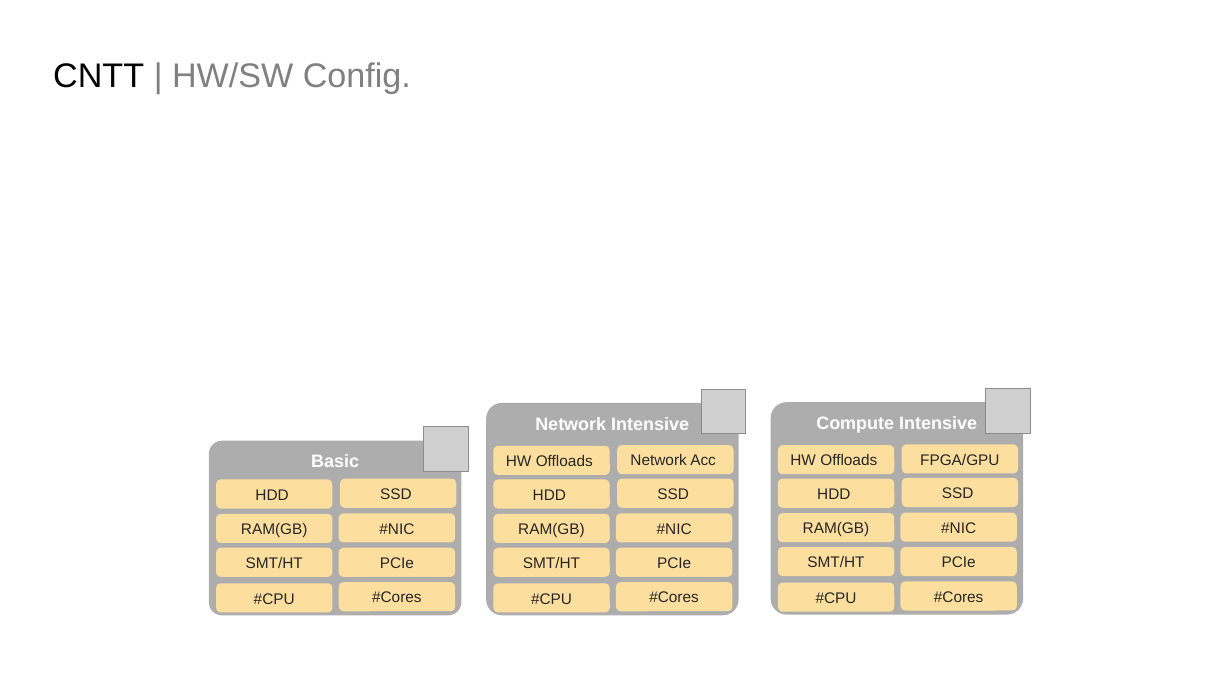
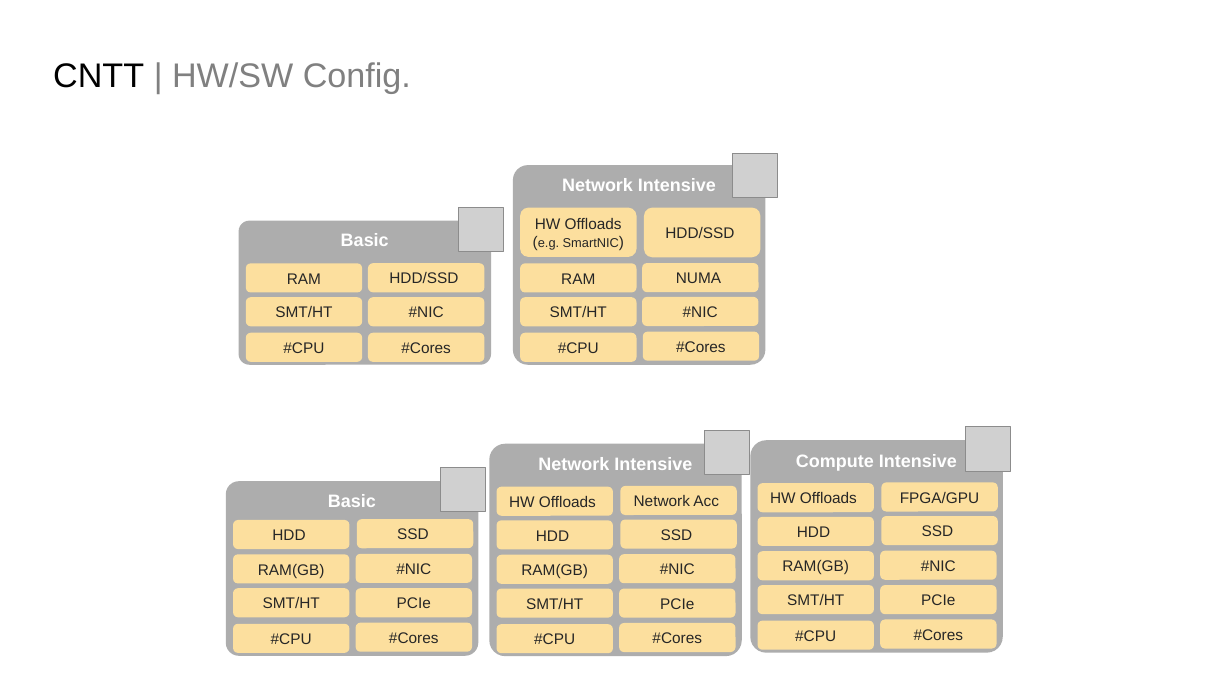
Before and after one commit to anuket-project/anuket-specifications, a slide deck: slide 14 of artefacts/CNTT_diagrams.pptx (slide 12 before the commit). Drawn at 1232x693 pixels with LibreOffice and Linux fonts; fonts in the diff are those of the drawing; grey boxes stand for pictures. Boxes give left, top, right and bottom in pixels: in the first picture for what was removed or moved away, otherwise in the second. Text is boxed around its words. In the diff, an @@ line names an element or a change of style, - is before the commit and + after.

Commit message:
[RM] Parking Compute Intensive Profile (#1064)
* Update chapter02.md

* Update Ch02 details

* Update chapter02.md

* Update Ch04

* Remove Compute Intensive from Ch05

* Update chapter02.md

* Update chapter02.md

* Update chapter02.md

```diff
--- a/artefacts/CNTT_diagrams.pptx
+++ b/artefacts/CNTT_diagrams.pptx
@@ picture moved from (x1=424, y1=427, x2=470, y2=471) to (x1=458, y1=208, x2=504, y2=252) @@
@@ group added at (x1=513, y1=153, x2=778, y2=365): 9 rounded rectangles, 1 picture @@
+Network Intensive
+SMT/HT
+#NIC
+HDD/SSD
+#CPU
+#Cores
+RAM
+NUMA
+HW Offloads
+(e.g. SmartNIC)
@@ rounded rectangle "Basic" resized from (x1=209, y1=441, x2=461, y2=616) to (x1=238, y1=221, x2=491, y2=365) @@
@@ rounded rectangle added at (x1=246, y1=263, x2=362, y2=292), fill #FCDF9E, 12 pt, text #262626 @@
+RAM
@@ rounded rectangle added at (x1=368, y1=263, x2=484, y2=292), fill #FCDF9E, 12 pt, text #262626 @@
+HDD/SSD
@@ rounded rectangle "#NIC" moved from (x1=339, y1=514, x2=456, y2=543) to (x1=368, y1=298, x2=484, y2=326) @@
@@ 3 rounded rectangles moved together from (x1=216, y1=548, x2=456, y2=612) to (x1=246, y1=298, x2=484, y2=361) @@
@@ 6 rounded rectangles, 1 picture moved together from (x1=486, y1=390, x2=747, y2=616) to (x1=490, y1=431, x2=750, y2=656) @@
@@ rounded rectangle "FPGA/GPU" moved from (x1=902, y1=445, x2=1019, y2=473) to (x1=882, y1=482, x2=998, y2=511) @@
@@ 10 rounded rectangles, 1 picture moved together from (x1=771, y1=389, x2=1031, y2=615) to (x1=750, y1=427, x2=1011, y2=653) @@
@@ 4 rounded rectangles moved together from (x1=216, y1=479, x2=457, y2=577) to (x1=233, y1=519, x2=473, y2=617) @@
@@ group added at (x1=226, y1=468, x2=486, y2=656): 5 rounded rectangles, 1 picture @@
+Basic
+SMT/HT
+#NIC
+#CPU
+#Cores
@@ 5 rounded rectangles moved together from (x1=494, y1=446, x2=610, y2=612) to (x1=496, y1=487, x2=613, y2=653) @@
```
Also in this commit, not shown: 1 other slide changed, 2 slides added, 7 other files.
